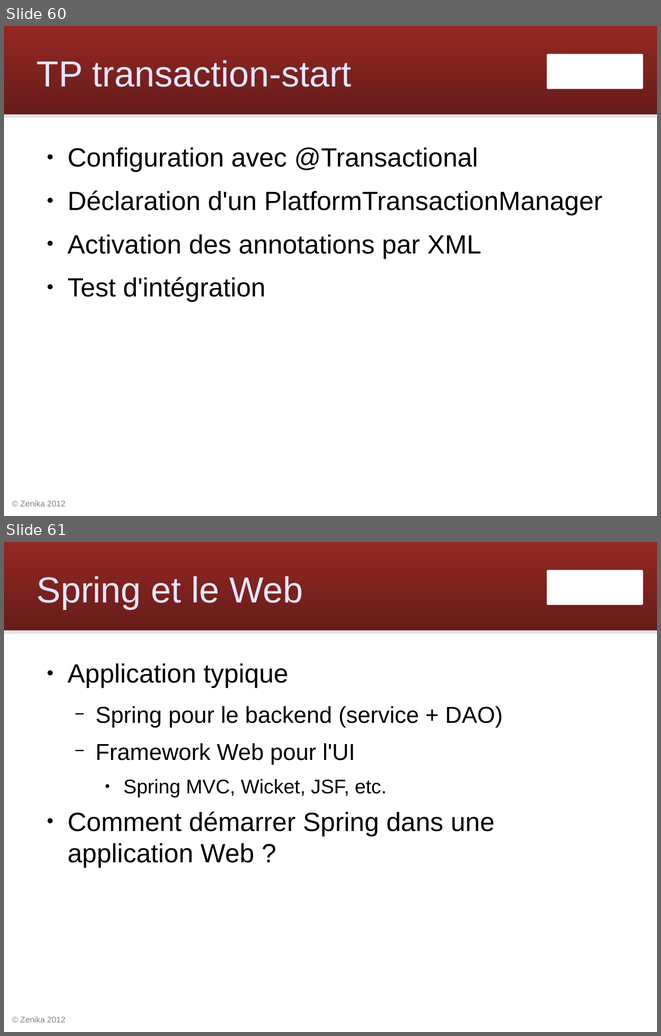
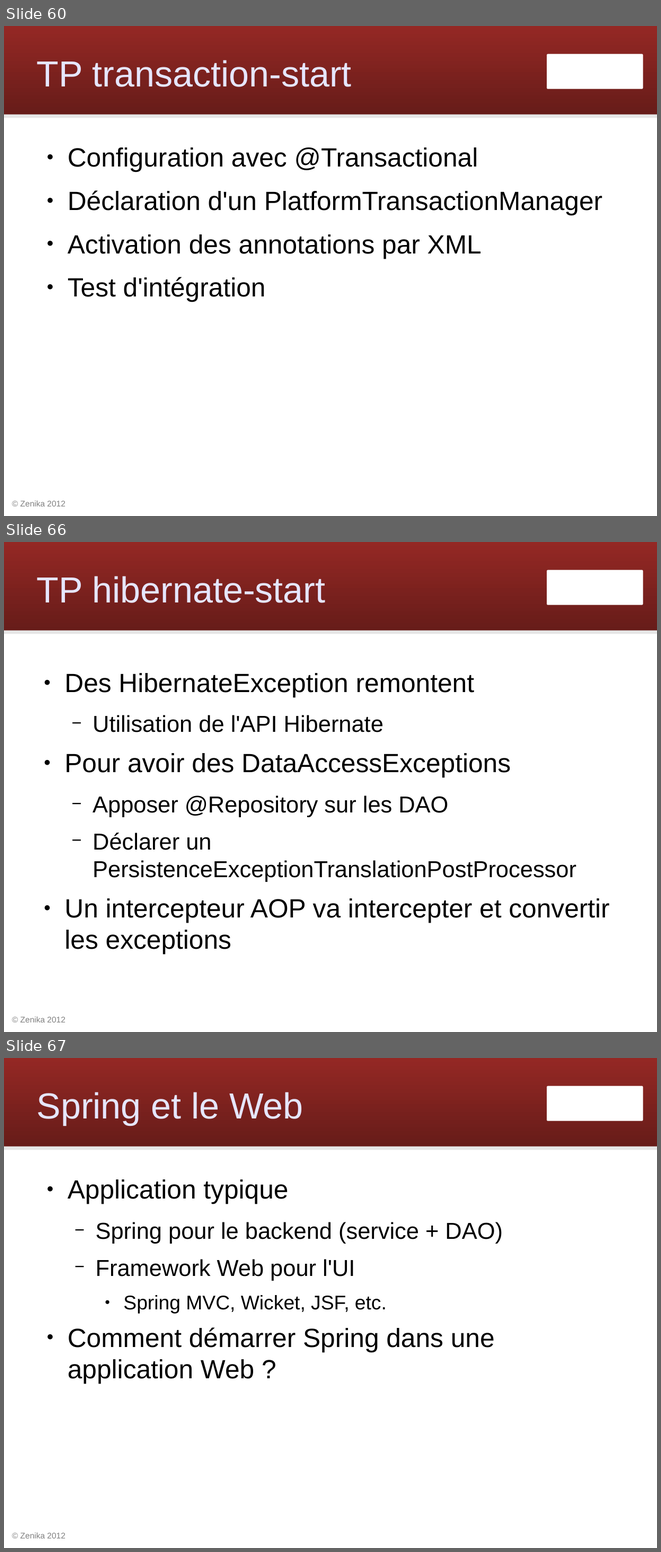
Before and after one commit to Zenika/workshop-spring-core, a slide deck: spring-workshop.odp. Shown one above the other, each under a label of ours: slides 60 and 61 before the commit, slides 60, 66 and 67 after it; the slides between them are not shown. The pictures are 661x1036 and 661x1552 pixels, drawn with LibreOffice and Linux fonts; fonts in the diff are those of the drawing; background and template pictures are left out. Boxes give left, top, right and bottom in pixels: in the first picture for what was removed or moved away, otherwise in the second. Text is boxed around its words. In the diff, an @@ line names an element or a change of style, - is before the commit and + after.

Commit message:
slides Hibernate

```diff
--- a/spring-workshop.odp
+++ b/spring-workshop.odp
@@ slide 66 added at (4,542,657,1032), background #FFFFFF; not listed: 4 template elements that a slide beside it also shows @@
@@ title added at (37,576,325,603), 44 pt, text #E6E6FF @@
+TP hibernate-start
@@ text added at (64,673,609,954), 32 pt, text #000000 @@
+● Des HibernateException remontent
+  − Utilisation de l'API Hibernate
+● Pour avoir des DataAccessExceptions
+  − Apposer @Repository sur les DAO
+  − Déclarer un PersistenceExceptionTranslationPostProcessor
+● Un intercepteur AOP va intercepter et convertir les exceptions
@@ what was slide 61 is now slide 67 @@
```
Also in this commit, not shown: 5 other slides added, 4 other files.
